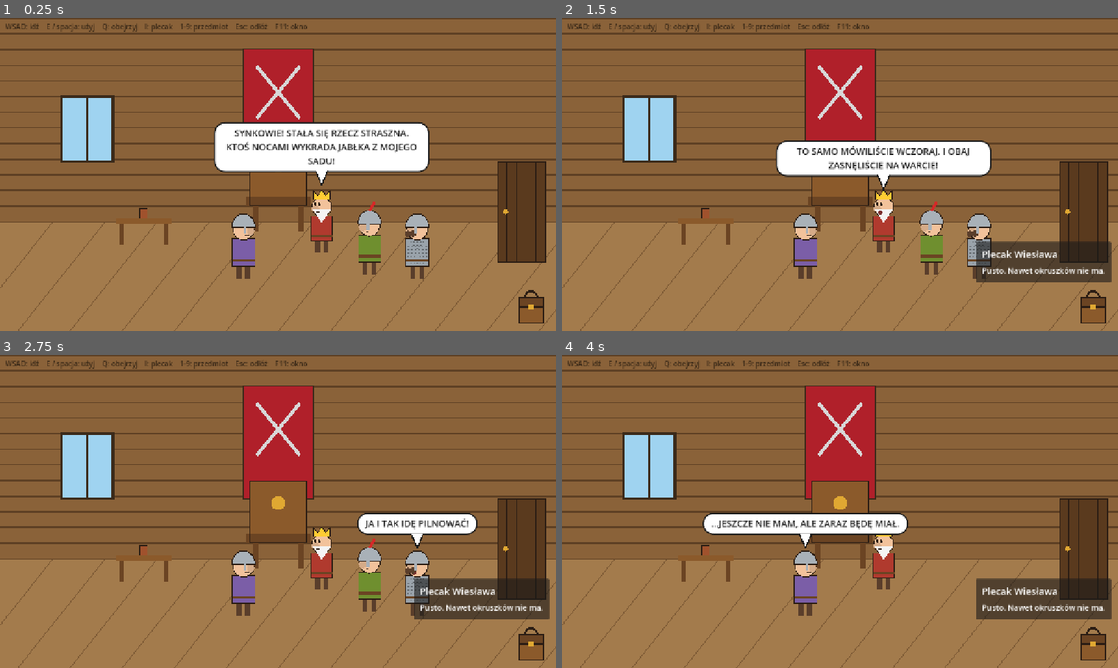
Above: before the commit, frames 1-4 (two rows, left to right).
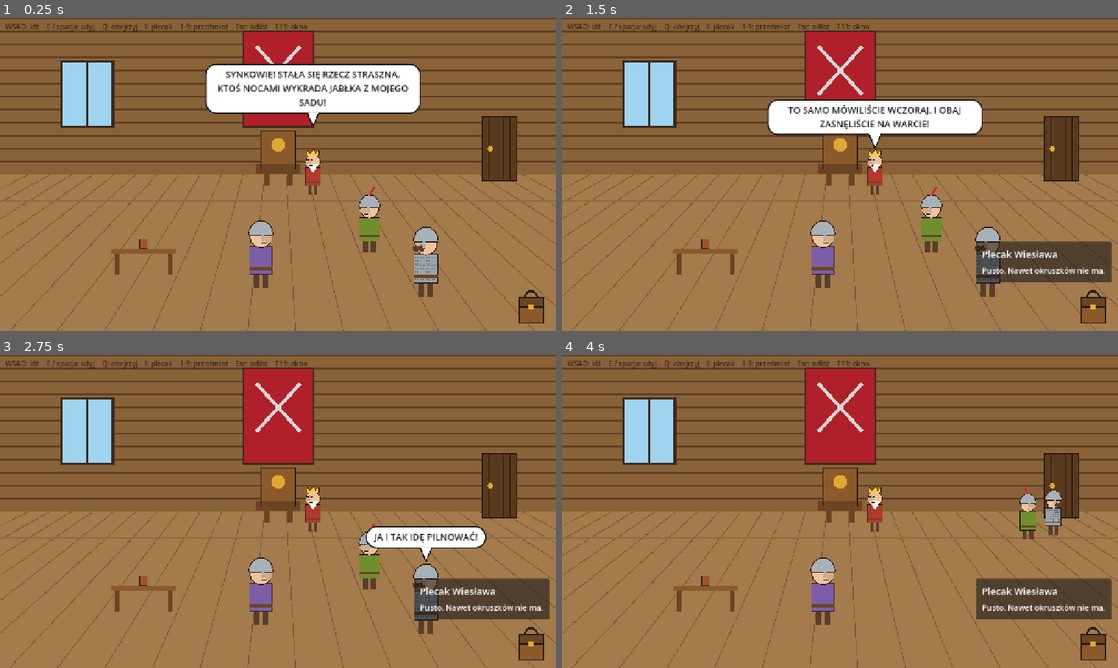
Above: after the commit, the same moments.

Repository: Kiczu/wiesiu-game
Game: Godot game, scene res://scenes/main.tscn
Same seed, same stepped clock (60 frames per second), same inputs: the game is played once before the commit and once after it.
Inputs (mouse positions are in pixels of both pictures, inside the frame that each line leads up to):
- Up to frame 1 (0.25 s): no input
- Up to frame 2 (1.5 s): click (1090, 305) at 0.5 s; tap Enter at 1.25 s; move the mouse to (962, 158) at 1.27 s; hold D (move_right) from 1.28 s (still down); tap E (interact) at 1.35 s; click (962, 158) at 1.42 s
- Up to frame 3 (2.75 s): tap Space at 1.52, 2, 2.27 s; move the mouse to (166, 527) at 2.02 s; release D (move_right) at 2.03 s; hold S (move_down) from 2.03 s (still down); tap Q (look) at 2.1 s
- Up to frame 4 (4 s): tap Enter at 2.75, 2.85 s; move the mouse to (895, 442) at 2.77 s; release S (move_down) at 2.78 s; hold D (move_right) 2.78-3.53 s; move the mouse to (812, 574) at 3.52 s; hold W (move_up) from 3.53 s (still down); tap Tab at 3.6 s; click (812, 574) at 3.67 s; tap Space at 3.77 s

The runs differ from the first frame. In frame 1, 43% of the frame differs, in the area x 0-100%, y 4-100%; in frame 2, 40%; in frame 3, 34%; in frame 4, 33%.

Commit message:
feat(rooms): give the throne room a deep floor
The floor now takes the lower half of the screen and characters shrink and slow down towards the back wall. Each room sets its own depth scale, so the orchard and Munina look as before.

Diff:
--- a/rooms/sala.gd
+++ b/rooms/sala.gd
@@ -8,25 +8,27 @@
 
 
 func _ready() -> void:
-	walk_area = Rect2(80, 500, 1060, 130)
+	walk_area = Rect2(80, 380, 1120, 310)
+	far_scale = 0.62
+	near_scale = 1.15
 
-	add_hotspot("okno", "Okno", Vector2(200, 330), Vector2(120, 150), Vector2(220, 540))
-	add_hotspot("sztandar", "Sztandar", Vector2(640, 330), Vector2(160, 260), Vector2(560, 540))
-	add_hotspot("tron", "Tron", Vector2(640, 490), Vector2(130, 200), Vector2(560, 540), "throne")
-	add_hotspot("stol", "Stół", Vector2(330, 520), Vector2(130, 90), Vector2(400, 550), "table")
-	add_hotspot("drzwi", "Drzwi do sadu", Vector2(1200, 560), Vector2(110, 230), Vector2(1110, 570), "door")
+	add_hotspot("okno", "Okno", Vector2(200, 250), Vector2(120, 150), Vector2(220, 400))
+	add_hotspot("sztandar", "Sztandar", Vector2(640, 250), Vector2(160, 220), Vector2(530, 400))
+	add_hotspot("tron", "Tron", Vector2(640, 385), Vector2(80, 125), Vector2(560, 405), "throne")
+	add_hotspot("stol", "Stół", Vector2(330, 590), Vector2(150, 90), Vector2(430, 610), "table")
+	add_hotspot("drzwi", "Drzwi do sadu", Vector2(1150, 375), Vector2(80, 150), Vector2(1110, 395), "door")
 
-	ksiaze = add_character("Książę Jarosław", Vector2(740, 540), Color("b03a2e"))
+	ksiaze = add_character("Książę Jarosław", Vector2(720, 405), Color("b03a2e"))
 	ksiaze.crown = true
 	ksiaze.beard = true
 	ksiaze.facing = -1
-	add_hotspot("ksiaze", "Książę Jarosław", ksiaze.position + Vector2(0, 2), Vector2(80, 160), ksiaze.position + Vector2(-110, 30))
+	add_hotspot("ksiaze", "Książę Jarosław", ksiaze.position + Vector2(0, 2), Vector2(60, 110), ksiaze.position + Vector2(-70, 15))
 
-	leslaw = add_character("Lesław", Vector2(850, 590), Color("6f8f2f"))
+	leslaw = add_character("Lesław", Vector2(850, 540), Color("6f8f2f"))
 	leslaw.helmet = true
 	leslaw.feather = true
 	leslaw.facing = -1
-	czeslaw = add_character("Czesław", Vector2(960, 600), Color("9aa3ab"))
+	czeslaw = add_character("Czesław", Vector2(980, 640), Color("9aa3ab"))
 	czeslaw.helmet = true
 	czeslaw.mustache = true
 	czeslaw.chainmail = true
@@ -35,10 +37,10 @@
 		leslaw.hide()
 		czeslaw.hide()
 
-	player = add_character("Wiesław", Vector2(560, 600), Color("7b5ea7"))
+	player = add_character("Wiesław", Vector2(600, 620), Color("7b5ea7"))
 	player.helmet = true
 	if entered_from == "sad":
-		player.position = Vector2(1110, 580)
+		player.position = Vector2(1110, 400)
 		player.facing = -1
 
 
@@ -54,8 +56,8 @@
 	await say("Spokojnie, ojcze. Mam plan.")
 	await say_as(czeslaw, "Ja i tak idę pilnować!")
 	await say_as(leslaw, "A ja idę myśleć.")
-	leslaw.walk_to(Vector2(1260, 590))
-	await czeslaw.walk_to(Vector2(1260, 600))
+	leslaw.walk_to(Vector2(1150, 382))
+	await czeslaw.walk_to(Vector2(1150, 385))
 	leslaw.hide()
 	czeslaw.hide()
 	await say("...Jeszcze nie mam, ale zaraz będę miał.")
@@ -141,17 +143,19 @@
 
 
 func _draw() -> void:
-	# Log walls, a plank floor, a red banner with crossed swords and a window.
+	# Log walls, a deep plank floor in perspective, a red banner with crossed swords and a window.
 	draw_rect(Rect2(0, 0, 1280, 720), Color("8a6239"))
-	for y in range(0, 470, 36):
+	for y in range(0, 360, 30):
 		draw_line(Vector2(0, y), Vector2(1280, y), Color("5e4024"), 4.0)
-	draw_rect(Rect2(0, 470, 1280, 250), Color("a37b4c"))
-	for x in range(-200, 1280, 120):
-		draw_line(Vector2(x, 720), Vector2(x + 200, 470), Color("7d5a35"), 2.0)
-	draw_rect(Rect2(140, 180, 120, 150), Color("9fd3f0"))
-	draw_rect(Rect2(140, 180, 120, 150), Color("3b2a1a"), false, 6.0)
-	draw_line(Vector2(200, 180), Vector2(200, 330), Color("3b2a1a"), 5.0)
-	draw_rect(Rect2(560, 70, 160, 260), Color("b0202a"))
-	draw_line(Vector2(590, 110), Vector2(690, 230), Color("d8d8d8"), 8.0)
-	draw_line(Vector2(690, 110), Vector2(590, 230), Color("d8d8d8"), 8.0)
-	draw_rect(Rect2(560, 70, 160, 260), Color("3b2a1a"), false, 3.0)
+	draw_rect(Rect2(0, 360, 1280, 360), Color("a37b4c"))
+	for x in range(-640, 1960, 110):
+		draw_line(Vector2(x, 720), Vector2(640 + (x - 640) * 0.45, 360), Color("7d5a35"), 2.0)
+	for y in [420, 500, 600]:
+		draw_line(Vector2(0, y), Vector2(1280, y), Color("8d6a40"), 1.5)
+	draw_rect(Rect2(140, 100, 120, 150), Color("9fd3f0"))
+	draw_rect(Rect2(140, 100, 120, 150), Color("3b2a1a"), false, 6.0)
+	draw_line(Vector2(200, 100), Vector2(200, 250), Color("3b2a1a"), 5.0)
+	draw_rect(Rect2(560, 30, 160, 220), Color("b0202a"))
+	draw_line(Vector2(590, 65), Vector2(690, 175), Color("d8d8d8"), 8.0)
+	draw_line(Vector2(690, 65), Vector2(590, 175), Color("d8d8d8"), 8.0)
+	draw_rect(Rect2(560, 30, 160, 220), Color("3b2a1a"), false, 3.0)
--- a/scripts/character.gd
+++ b/scripts/character.gd
@@ -51,7 +51,7 @@
 	if _walking:
 		_walking = false
 		arrived.emit()
-	position = (position + direction * speed * delta).clamp(area.position, area.end)
+	position = (position + direction * speed * scale.x * delta).clamp(area.position, area.end)
 	if absf(direction.x) > 0.1:
 		facing = 1 if direction.x > 0 else -1
 	_stepping = true
@@ -72,7 +72,7 @@
 func _process(delta: float) -> void:
 	if _walking:
 		var to_target := _target - position
-		var step := speed * delta
+		var step := speed * scale.x * delta
 		if to_target.length() <= step:
 			position = _target
 			_walking = false
@@ -86,8 +86,9 @@
 		queue_redraw()
 	_stepping = false
 	# Fake depth: characters lower on screen are closer, so larger.
-	var depth := clampf(inverse_lerp(470.0, 640.0, position.y), 0.0, 1.0)
-	scale = Vector2.ONE * lerpf(0.85, 1.05, depth)
+	var room := get_parent() as Room
+	if room:
+		scale = Vector2.ONE * room.depth_scale(position.y)
 
 
 func _draw() -> void:
--- a/scripts/room.gd
+++ b/scripts/room.gd
@@ -5,6 +5,9 @@
 var player: Character
 var ui: GameUI
 var walk_area := Rect2(60, 480, 1160, 150)
+## Character scale at the back and at the front of the walk area (fake perspective).
+var far_scale := 0.85
+var near_scale := 1.05
 ## The room the player came from; empty on a new game.
 var entered_from := ""
 ## Set by `go_to`; main switches rooms once the current action finishes.
@@ -104,6 +107,11 @@
 	return best
 
 
+func depth_scale(y: float) -> float:
+	var depth := clampf(inverse_lerp(walk_area.position.y, walk_area.end.y, y), 0.0, 1.0)
+	return lerpf(far_scale, near_scale, depth)
+
+
 func clamp_to_walk_area(point: Vector2) -> Vector2:
 	return point.clamp(walk_area.position, walk_area.end)
 
--- a/tests/walkthrough.gd
+++ b/tests/walkthrough.gd
@@ -20,19 +20,19 @@
 	var player: Character = _main.room.player
 	player.step(Vector2.LEFT, 100.0, _main.room.walk_area)
 	_check(player.position.x == _main.room.walk_area.position.x, "keyboard walking stays inside the walk area")
-	player.position = Vector2(520, 550)
+	player.position = Vector2(540, 600)
 	player.facing = -1
 	var reached: Hotspot = _main.room.hotspot_in_reach(player)
 	_check(reached == null or reached.id != "stol", "the table is out of reach from further away on the same line")
-	player.position = Vector2(400, 550)
+	player.position = Vector2(420, 600)
 	player.facing = 1
 	_check(_main.room.hotspot_in_reach(player) == null, "the table is not highlighted behind Wiesław's back")
 	player.facing = -1
 	_check(_main.room.hotspot_in_reach(player).id == "stol", "the table is in reach when facing it")
-	player.position = Vector2(240, 550)
+	player.position = Vector2(230, 600)
 	player.facing = 1
 	_check(_main.room.hotspot_in_reach(player).id == "stol", "the table is in reach from the left side too")
-	player.position = Vector2(400, 550)
+	player.position = Vector2(420, 600)
 	player.facing = -1
 	await _press(KEY_E)
 	_check(Game.has_item("kubek"), "cup taken with the E key")
